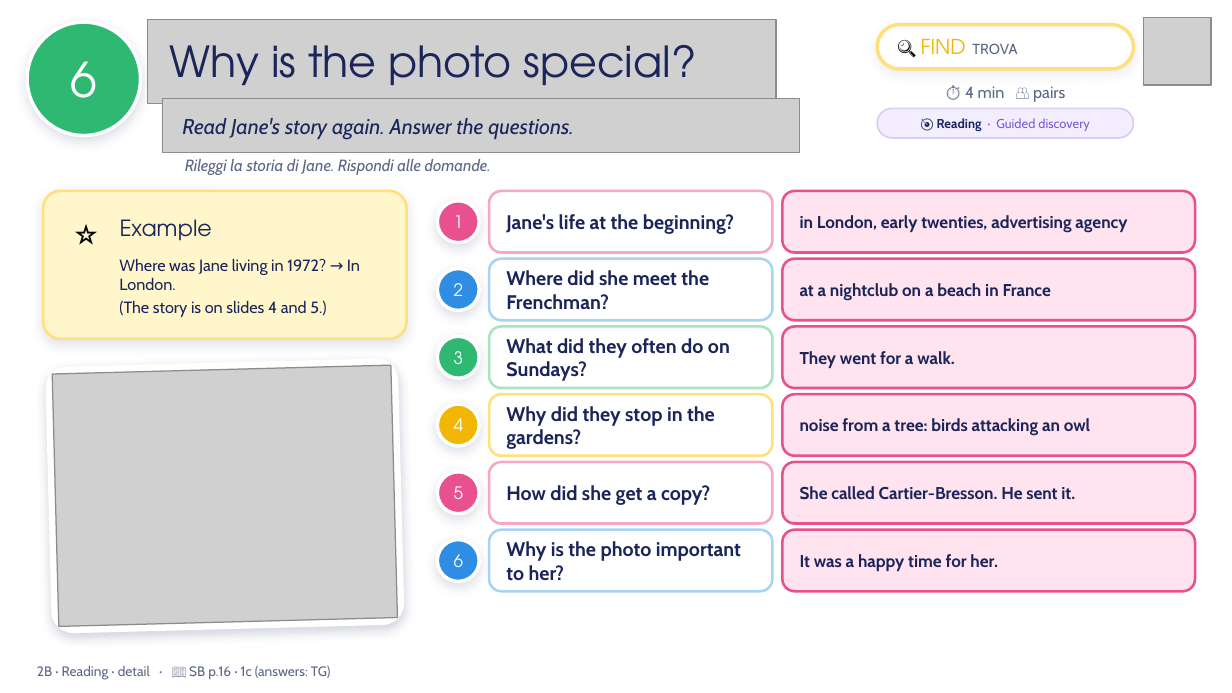
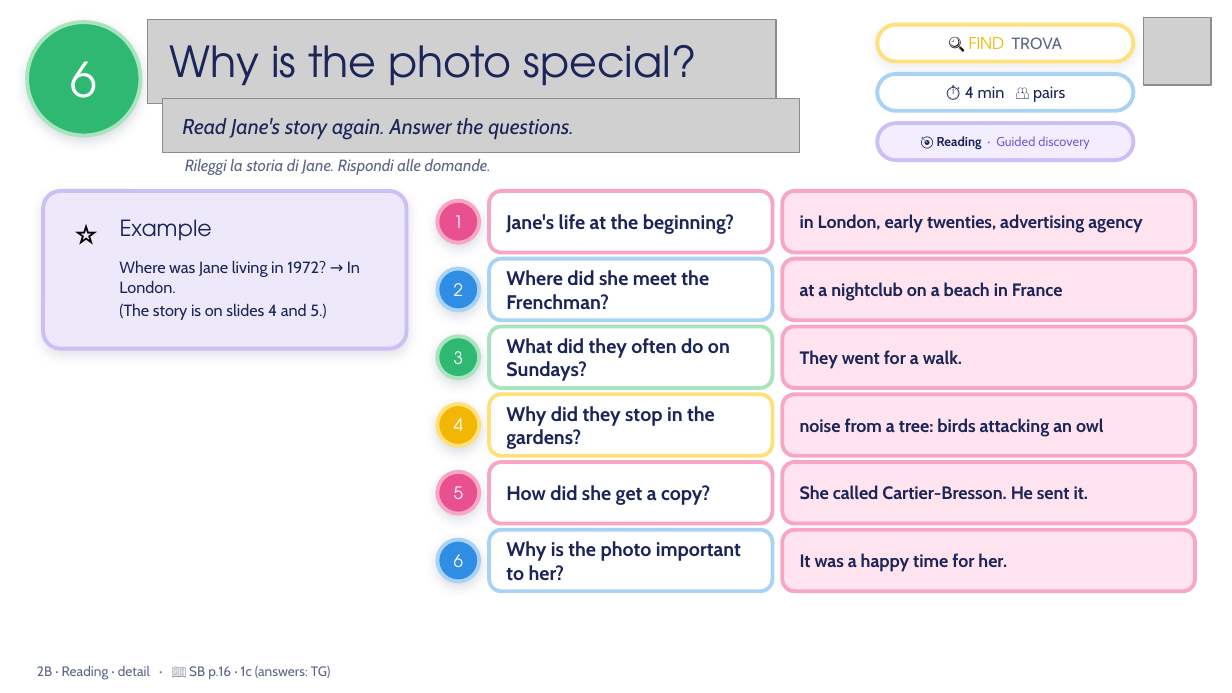
Before and after one commit to londonlanguageschool/Bagheria-, a slide deck: slide 6 of materials/A2/A2_2B_Thats_me_in_the_picture_v3.pptx. Drawn at 1232x693 pixels with LibreOffice and Linux fonts; fonts in the diff are those of the drawing; grey boxes stand for pictures; background and template pictures are left out. Boxes give left, top, right and bottom in pixels: in the first picture for what was removed or moved away, otherwise in the second. Text is boxed around its words. In the diff, an @@ line names an element or a change of style, - is before the commit and + after.

```diff
--- a/materials/A2/A2_2B_Thats_me_in_the_picture_v3.pptx
+++ b/materials/A2/A2_2B_Thats_me_in_the_picture_v3.pptx
@@ ellipse "6" at bbox=[27, 22, 140, 136]: outline #FFFFFF 2 pt to #A8E5BE 2.25 pt @@
@@ rounded rectangle "🔍 FIND TROVA": place and size @@
-rounded rectangle "🔍 FIND TROVA" at bbox=[877, 25, 1133, 69]
+rounded rectangle "🔍 FIND TROVA" at bbox=[877, 25, 1133, 62]
@@ rounded rectangle "🔍 FIND TROVA" at bbox=[877, 25, 1133, 62]: size 11 to 9.5 pt in "🔍"; size 12 to 9.5 pt in "FIND"; size 8.5 to 9.5 pt in "TROVA"; alignment left to centre; outline #FFE07A 2 pt to #FFE07A 2.25 pt @@
@@ rounded rectangle "⏱ 4 min 👥 pairs": place and size @@
-rounded rectangle "⏱ 4 min 👥 pairs" at bbox=[965, 86, 1065, 102]
+rounded rectangle "⏱ 4 min 👥 pairs" at bbox=[877, 74, 1133, 111]
@@ rounded rectangle "⏱ 4 min 👥 pairs" at bbox=[877, 74, 1133, 111]: text colour #5B6785 to #1B2559; fill none to #FFFFFF; outline none to #A9D3F5 2.25 pt @@
@@ rounded rectangle "🎯 Reading · Guided discovery": place and size @@
-rounded rectangle "🎯 Reading · Guided discovery" at bbox=[877, 108, 1133, 138]
+rounded rectangle "🎯 Reading · Guided discovery" at bbox=[877, 123, 1133, 160]
@@ rounded rectangle "🎯 Reading · Guided discovery" at bbox=[877, 123, 1133, 160]: outline #D9CCF5 1 pt to #CDBFF3 2.25 pt; proportions changed @@
@@ rounded rectangle: place and size @@
-rounded rectangle at bbox=[43, 191, 407, 339]
+rounded rectangle at bbox=[43, 191, 407, 349]
@@ rounded rectangle at bbox=[43, 191, 407, 349]: fill #FFF6CC to #EEE8FB; outline #FFE07A 1.5 pt to #CDBFF3 2.25 pt; proportions changed @@
@@ ellipse "1" at bbox=[437, 201, 479, 243]: outline #FFFFFF 2 pt to #F7A6C4 2.25 pt @@
@@ ellipse "2" at bbox=[437, 269, 479, 310]: outline #FFFFFF 2 pt to #A9D3F5 2.25 pt @@
@@ rounded rectangle removed at bbox=[46, 359, 404, 633] @@
@@ ellipse "3" at bbox=[437, 336, 479, 378]: outline #FFFFFF 2 pt to #A8E5BE 2.25 pt @@
@@ picture removed at bbox=[52, 365, 397, 627] @@
@@ ellipse "4" at bbox=[437, 404, 479, 446]: outline #FFFFFF 2 pt to #FFE07A 2.25 pt @@
@@ ellipse "5" at bbox=[437, 472, 479, 514]: outline #FFFFFF 2 pt to #F7A6C4 2.25 pt @@
@@ size 10 to 10.5 pt; outline #E8508F 1.5 pt to #F7A6C4 2.25 pt in 6 elements at bbox=[782, 191, 1195, 253], bbox=[782, 259, 1195, 320], bbox=[782, 326, 1195, 388], bbox=[782, 394, 1195, 456], bbox=[782, 462, 1195, 524], bbox=[782, 530, 1195, 591] @@
@@ ellipse "6" at bbox=[437, 540, 479, 582]: outline #FFFFFF 2 pt to #A9D3F5 2.25 pt @@
```
Also in this commit, not shown: 17 other slides changed, 3 slides added, 1 slide removed, 24 other files.
